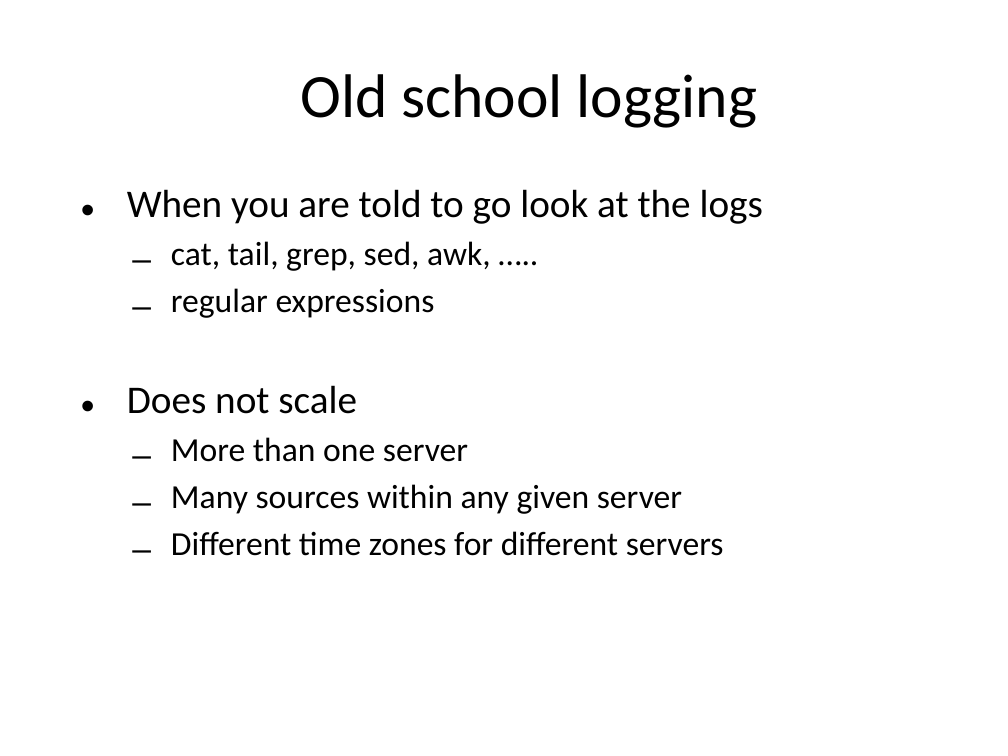
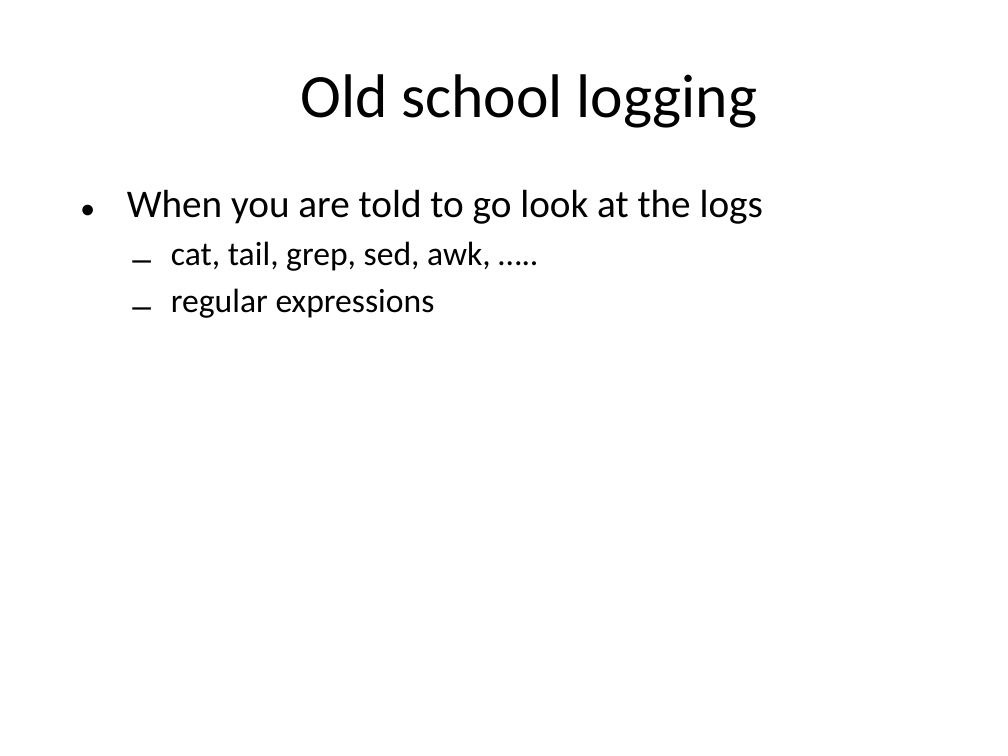
Before and after one commit to mtscout6/my-presentations, a slide deck: slide 2 of Logstash/Logstash slide deck.pptx. Drawn at 1008x756 pixels with LibreOffice and Linux fonts; fonts in the diff are those of the drawing; background and template pictures are left out. Boxes give left, top, right and bottom in pixels: in the first picture for what was removed or moved away, otherwise in the second. Text is boxed around its words. In the diff, an @@ line names an element or a change of style, - is before the commit and + after.

```diff
--- a/Logstash/Logstash slide deck.pptx
+++ b/Logstash/Logstash slide deck.pptx
@@ text at [127,385,724,556]: paragraphs removed @@
-• Does not scale
-  – More than one server
-  – Many sources within any given server
-  – Different time zones for different servers
```
Also in this commit, not shown: 4 other slides changed, 5 slides added, 1 other file.
